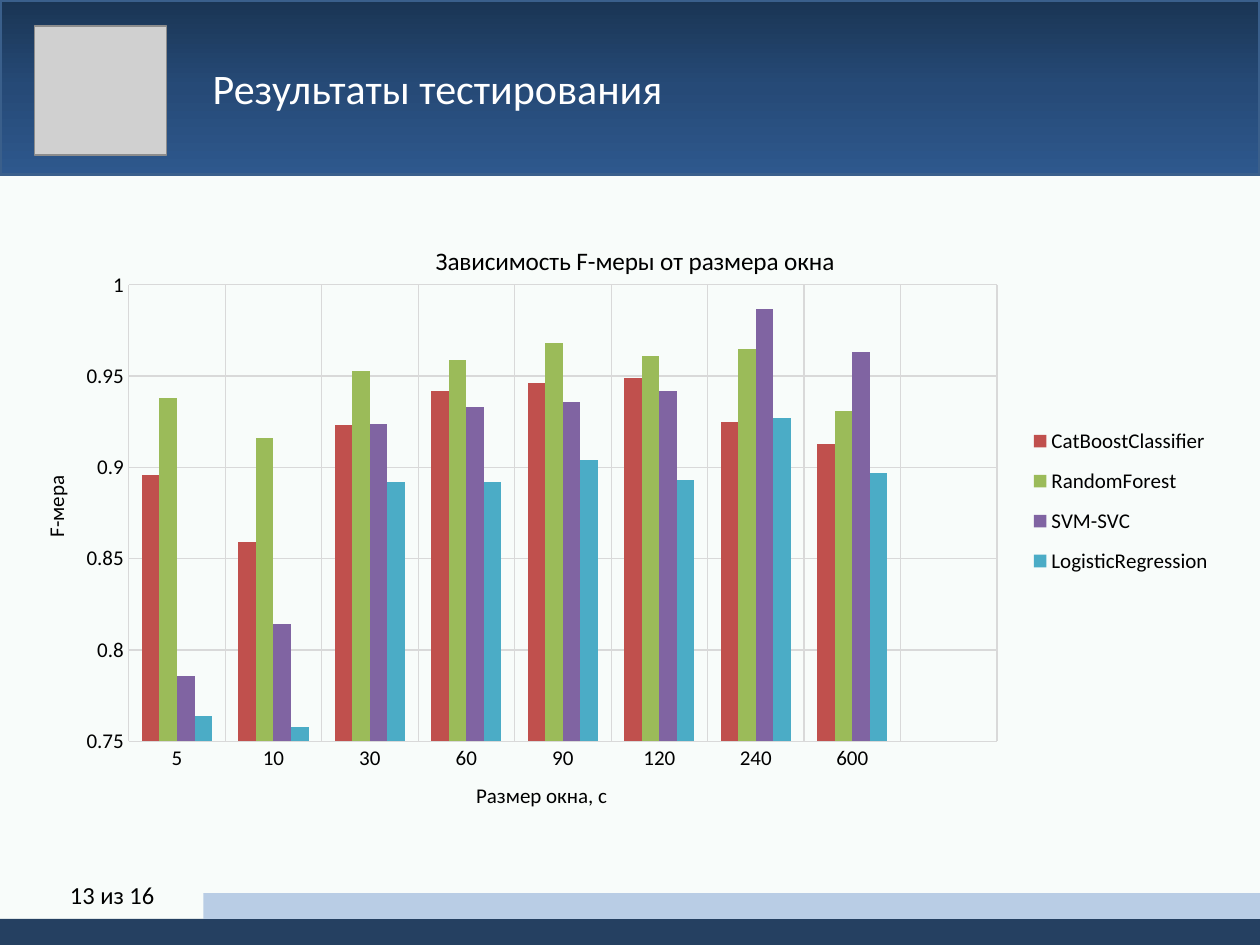
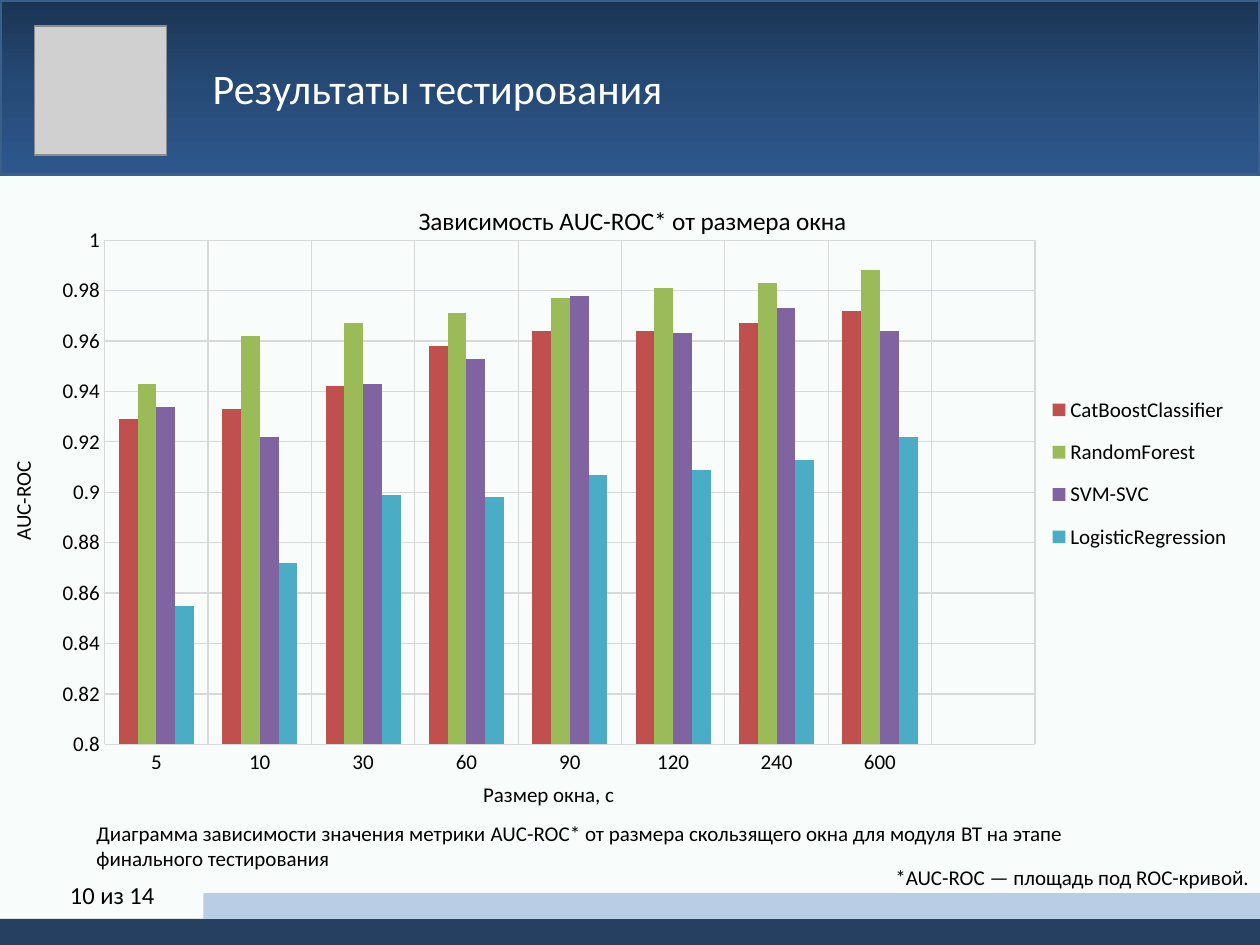
Before and after one commit to yerseg/bachelor_thesis, a slide deck: slide 10 of thesis_presentation.pptx (slide 13 before the commit). Drawn at 1260x945 pixels with LibreOffice and Linux fonts; fonts in the diff are those of the drawing; grey boxes stand for pictures. Boxes give left, top, right and bottom in pixels: in the first picture for what was removed or moved away, otherwise in the second. Text is boxed around its words. In the diff, an @@ line names an element or a change of style, - is before the commit and + after.

```diff
--- a/thesis_presentation.pptx
+++ b/thesis_presentation.pptx
@@ column chart at <box>5,181,1260,815</box> @@
@@ title "Зависимость F-меры от размера окна " to "Зависимость AUC-ROC* от размера окна " @@
-CatBoostClassifier: 0.896, 0.859, 0.923, 0.942, 0.946, 0.949, 0.925, 0.913
+CatBoostClassifier: 0.929, 0.933, 0.942, 0.958, 0.964, 0.964, 0.967, 0.972
-RandomForest: 0.938, 0.916, 0.953, 0.959, 0.968, 0.961, 0.965, 0.931
+RandomForest: 0.943, 0.962, 0.967, 0.971, 0.977, 0.981, 0.983, 0.988
-SVM-SVC: 0.786, 0.814, 0.924, 0.933, 0.936, 0.942, 0.987, 0.963
+SVM-SVC: 0.934, 0.922, 0.943, 0.953, 0.978, 0.963, 0.973, 0.964
-LogisticRegression: 0.764, 0.758, 0.892, 0.892, 0.904, 0.893, 0.927, 0.897
+LogisticRegression: 0.855, 0.872, 0.899, 0.898, 0.907, 0.909, 0.913, 0.922
@@ value axis title "F-мера " to "AUC-ROC " @@
@@ value axis changed @@
@@ plot area changed @@
@@ column chart: place and size @@
-column chart at <box>35,222,1236,815</box>
+column chart at <box>5,181,1260,815</box>
@@ text added at <box>96,826,1062,870</box>, 12 pt, text #000000 @@
+Диаграмма зависимости значения метрики AUC-ROC* от размера скользящего окна для модуля BT на этапе финального тестирования
@@ page number at <box>70,888,154,904</box>: text changed @@
-13 из 16
+10 из 14
@@ text added at <box>895,870,1248,889</box>, 12 pt, text #000000 @@
+*AUC-ROC — площадь под ROC-кривой.
```
Also in this commit, not shown: 8 other slides changed, 2 slides added, 4 slides removed.
